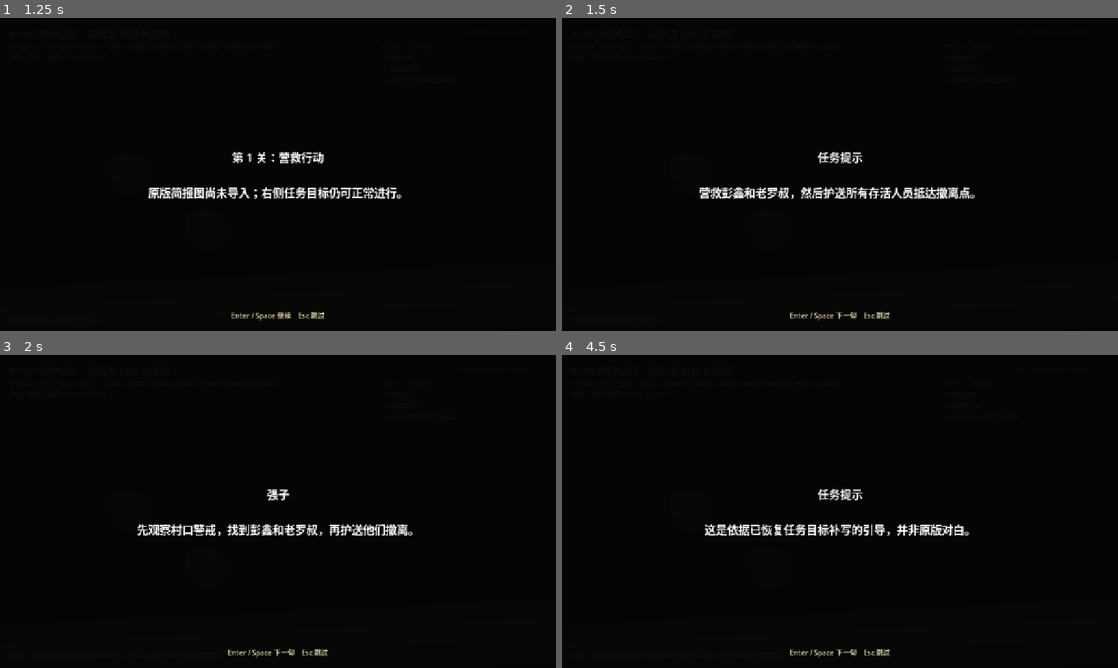
Above: before the commit, frames 1-4 (two rows, left to right).
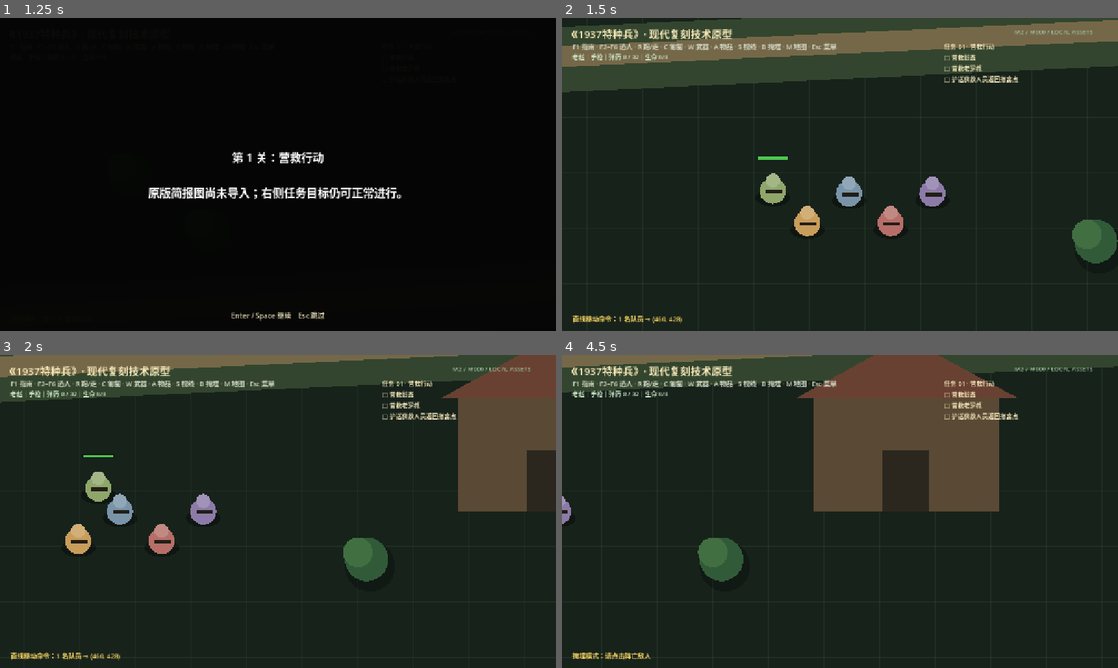
Above: after the commit, the same moments.

Repository: bigsinger/1937tezhongbing
Game: Godot game, scene res://scenes/main.tscn
Same seed, same stepped clock (60 frames per second), same inputs: the game is played once before the commit and once after it.
Inputs (mouse positions are in pixels of both pictures, inside the frame that each line leads up to):
- Up to frame 1 (1.25 s): click "第 01 关 营救行动 自由选关 ● 当前" at 0.5 s
- Up to frame 2 (1.5 s): tap Enter (ui_accept) at 1.25 s; move the mouse to (962, 158) at 1.27 s; hold Right (ui_right) from 1.28 s (still down); tap R at 1.35 s; click (962, 158) at 1.42 s
- Up to frame 3 (2 s): keep holding Right (ui_right); tap Enter (ui_accept) at 1.52 s
- Up to frame 4 (4.5 s): release Right (ui_right) at 2 s; drag from (728, 527) to (812, 574) at 2.02 s; move the mouse to (895, 442) at 2.77 s; hold Right (ui_right) 2.78-3.5 s; tap B at 2.85 s; drag from (812, 574) to (673, 464) at 3.52 s; tap Enter (ui_accept) at 4.25 s; move the mouse to (1006, 558) at 4.27 s; hold Left (ui_left) from 4.28 s (still down); tap Ctrl at 4.35 s

Frame 1 is identical in both runs. In frame 2, 99% of the frame differs, in the area x 0-100%, y 0-100%; in frame 3, 99%; in frame 4, 99%.

Commit message:
separate strict and editorial mission direction

Diff:
--- a/Remake/game/data/mod_parity_contract.json
+++ b/Remake/game/data/mod_parity_contract.json
@@ -31,7 +31,7 @@
     {
       "id": "input_and_hotkeys",
       "status": "verified",
-      "evidence": ["complete DirectInput DIK matrix for Esc/ …(589 unchanged characters)…  no global pointer control", "12-level 403-check/648-event product-input journey covering F2 camera focus, ground commands, R/C, W/A, M, F1, Esc, S target, ordinary weapon click, B timed burial, physical quick-save/load and keyboard restart without global pointer control", "m000  …(479 unchanged characters)…
+      "evidence": ["complete DirectInput DIK matrix for Esc/ …(589 unchanged characters)…  no global pointer control", "12-level 415-check/648-event product-input journey covering F2 camera focus, ground commands, R/C, W/A, M, F1, Esc, S target, ordinary weapon click, B timed burial, physical quick-save/load, keyboard restart and per-level original-profile editorial-runtime exclusion without global pointer control", "m000  …(479 unchanged characters)…
       "gaps": []
     },
     {
@@ -67,8 +67,8 @@
     {
       "id": "dialogue_camera_tutorial_and_cutscenes",
       "status": "partial",
-      "evidence": ["briefing/audio media mapping", "43 direction beats", "camera and tutorial runtime"],
-      "gaps": ["replace remake_editorial lines with recovered evidence or explicit optional enhancement", "original timing", "all inter-level media"]
+      "evidence": ["briefing/audio media mapping", "strict original profile creates no remake_editorial dialogue/camera/tutorial/AI runtime and suppresses editorial mission cues", "easy/normal/hard explicitly opt in to the 43-beat/45-line editorial direction layer", "recovered briefing and m011 ending media remain enabled in original", "camera and tutorial runtime"],
+      "gaps": ["source-backed original dialogue/camera/tutorial timing", "all inter-level media"]
     },
     {
       "id": "menus_hud_minimap_and_cursor",
--- a/Remake/game/scripts/main.gd
+++ b/Remake/game/scripts/main.gd
@@ -5885,11 +5885,26 @@
 	if mission_ai_coordinator != null:
 		mission_ai_coordinator.free()
 		mission_ai_coordinator = null
+	# The MOD/original path has the per-level briefing surface and the recovered
+	# ending, but no source-backed evidence for the Remake-authored in-game
+	# dialogue, camera, tutorial or cooperation beats. Keep that entire layer
+	# opt-in through easy/normal/hard instead of presenting editorial material
+	# while the player selected the auditable original profile.
+	var difficulty_mode := (
+		"original"
+		if _is_runtime_probe()
+		else str(runtime_settings.get("difficulty_mode", "original"))
+	)
+	if difficulty_mode not in ["original", "easy", "normal", "hard"]:
+		difficulty_mode = "original"
 	# Several missions have recovered stable-MOD control-flow profiles whose actual
 	# objective set conflicts with the later Remake editorial sequences. Keep
 	# those sequences available in repaired mode, but never narrate repaired
 	# goals while the player selected strict stable-MOD behaviour.
-	if bool(current_mission.get("disable_editorial_direction", false)):
+	if (
+		difficulty_mode == "original"
+		or bool(current_mission.get("disable_editorial_direction", false))
+	):
 		return
 	mission_direction_runtime = MISSION_DIRECTION_RUNTIME_SCRIPT.new()
 	mission_direction_runtime.name = "MissionDirectionRuntime"
@@ -5901,16 +5916,6 @@
 	var direction_media: Node = media_director
 	if DisplayServer.get_name() == "headless" or _is_runtime_probe():
 		direction_media = null
-	# Runtime probes always exercise the stable MOD contract, independently of
-	# a developer's persisted local settings.  The shipped default is likewise
-	# original parity; easy/normal/hard remain opt-in editorial modes.
-	var difficulty_mode := (
-		"original"
-		if _is_runtime_probe()
-		else str(runtime_settings.get("difficulty_mode", "original"))
-	)
-	if difficulty_mode not in ["original", "easy", "normal", "hard"]:
-		difficulty_mode = "original"
 	if not mission_direction_runtime.configure_for_mission(
 		mission_id,
 		direction_media,
@@ -7282,7 +7287,7 @@
 	if media_director == null:
 		return false
 	var cue := _mission_media_cue(section, key)
-	if cue.is_empty():
+	if cue.is_empty() or not _mission_media_cue_enabled(cue):
 		return false
 	match str(cue.get("kind", "")):
 		"audio":
@@ -7330,6 +7335,12 @@
 				)
 			)
 	return false
+
+
+func _mission_media_cue_enabled(cue: Dictionary) -> bool:
+	if str(cue.get("source_status", "")) != "remake_editorial":
+		return true
+	return str(runtime_settings.get("difficulty_mode", "original")) != "original"
 
 
 func _mission_media_cue(section: String, key: String = "") -> Dictionary:
--- a/Remake/game/tests/combat_mission_runtime_test.gd
+++ b/Remake/game/tests/combat_mission_runtime_test.gd
@@ -1128,6 +1128,13 @@
 	var director := MockMediaDirector.new()
 	main.media_director = director
 	main.current_mission = MISSION_DATA.load_mission("m000")
+	_expect(
+		not main._play_mission_media_cue("on_start")
+		and director.calls.is_empty(),
+		"original difficulty suppresses explicitly editorial mission dialogue",
+		failures,
+	)
+	main.runtime_settings["difficulty_mode"] = "normal"
 	_expect(
 		main._play_mission_media_cue("on_start")
 		and director.calls.size() == 1
--- a/Remake/game/tests/director_main_wiring_test.gd
+++ b/Remake/game/tests/director_main_wiring_test.gd
@@ -37,9 +37,6 @@
 func _run() -> void:
 	var failures: Array[String] = []
 	var main: Node = MAIN_SCRIPT.new()
-	var recorder := TutorialRecorder.new()
-	main.add_child(recorder)
-	main.mission_direction_runtime = recorder
 
 	main.current_mission = {
 		"id": "m000",
@@ -51,6 +48,29 @@
 		1428: {"x": 4304, "y": 1176},
 		2637: {"x": 10, "y": 20},
 	}
+	main.runtime_settings["difficulty_mode"] = "original"
+	main.call("_configure_mission_direction")
+	_expect(
+		main.mission_direction_runtime == null
+		and main.mission_ai_coordinator == null,
+		"original profile has no remake-editorial dialogue/camera/tutorial/AI layer",
+		failures,
+	)
+	main.runtime_settings["difficulty_mode"] = "normal"
+	main.call("_configure_mission_direction")
+	_expect(
+		main.mission_direction_runtime != null
+		and main.mission_ai_coordinator != null,
+		"enhanced difficulty explicitly enables the editorial director and AI coordinator",
+		failures,
+	)
+	main.mission_direction_runtime.free()
+	main.mission_direction_runtime = null
+	main.mission_ai_coordinator.free()
+	main.mission_ai_coordinator = null
+	var recorder := TutorialRecorder.new()
+	main.add_child(recorder)
+	main.mission_direction_runtime = recorder
 	_expect(
 		main._direction_binding_positions("rescued", "first") == [Vector2(4176, 1128)],
 		"m000 first-rescue selection focuses Pengxin rather than the final rescued binding",
--- a/Remake/game/tests/real_input_campaign_journey_test.gd
+++ b/Remake/game/tests/real_input_campaign_journey_test.gd
@@ -110,6 +110,11 @@
 func _exercise_level(main: Node, level_index: int) -> void:
 	var level_id := LEVEL_IDS[level_index]
 	main.switch_level(level_index, false, false)
+	_expect(
+		main.mission_direction_runtime == null
+		and main.mission_ai_coordinator == null,
+		"%s original profile starts without remake-editorial presentation or AI" % level_id,
+	)
 	_disable_autonomous_world(main)
 	_expect(
 		str(main.current_mission.get("id", "")) == level_id,
Not shown, changed: Remake/README.md
Not shown, changed: Remake/docs/MEDIA_RECOVERY.md
Not shown, changed: Remake/docs/MISSION_DIRECTION.md
Not shown, changed: Remake/docs/MOD完全复刻开发实施方案.md
Not shown, changed: Remake/docs/ROADMAP.md
